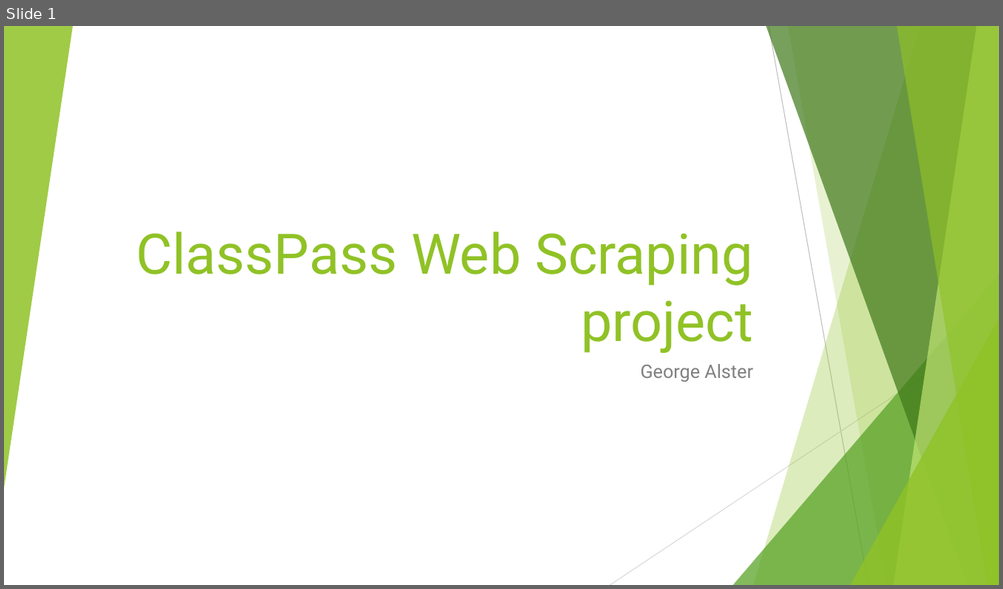
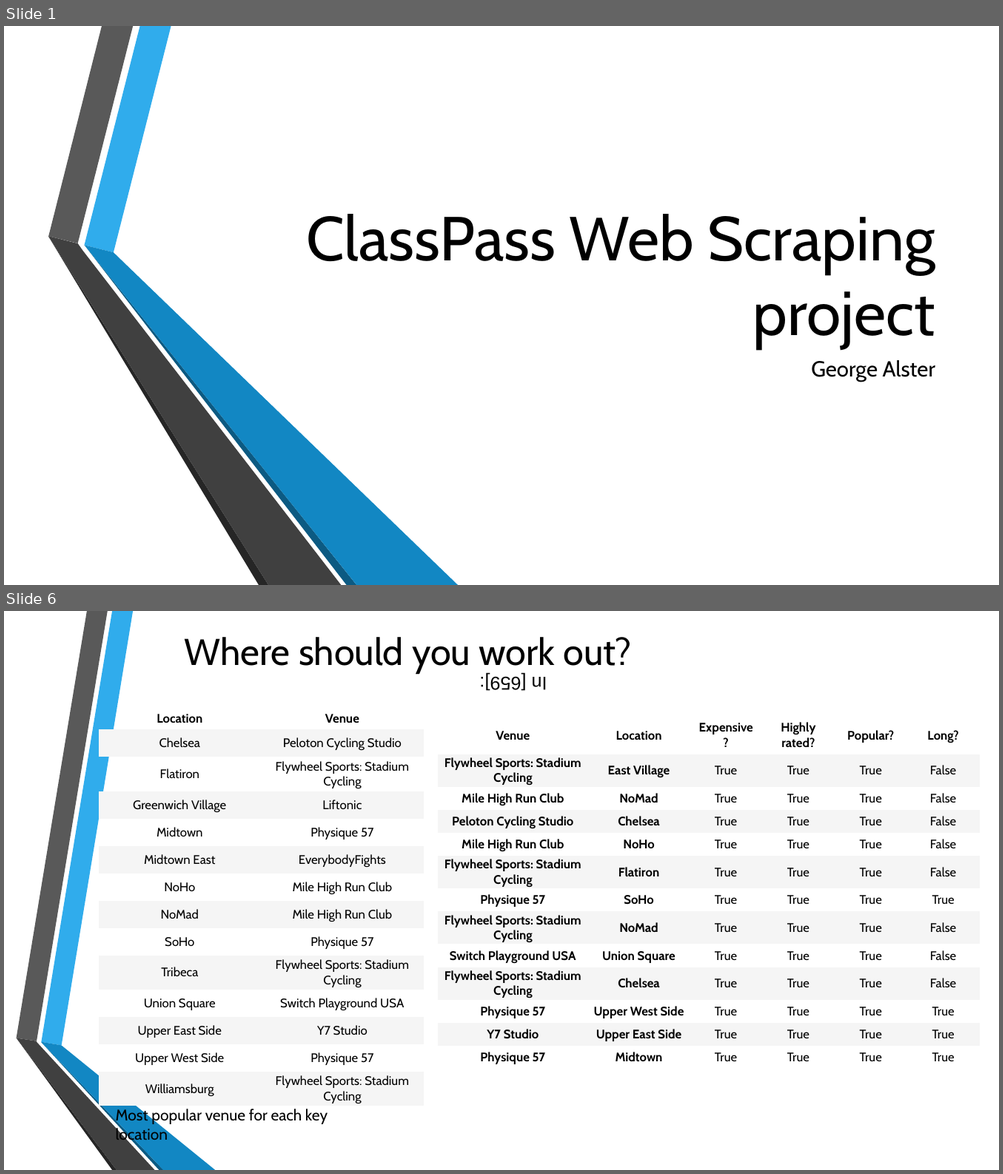
Before and after one commit to Alster96/Scraping_ClassPass, a slide deck: Final presentation.pptx. Shown one above the other, each under a label of ours: slide 1 before the commit, slides 1 and 6 after it; the slides between them are not shown. The pictures are 1003x589 and 1003x1174 pixels, drawn with LibreOffice and Linux fonts; fonts in the diff are those of the drawing; background and template pictures are left out. Boxes give left, top, right and bottom in pixels: in the first picture for what was removed or moved away, otherwise in the second. Text is boxed around its words. In the diff, an @@ line names an element or a change of style, - is before the commit and + after.

```diff
--- a/Final presentation.pptx
+++ b/Final presentation.pptx
@@ slide 6 added at (4, 611, 999, 1170), background picture (left out) @@
@@ title added at (184, 637, 632, 672), 36 pt, text #000000 @@
+Where should you work out?
@@ text added at (480, 675, 547, 691), 18 pt, text #000000 @@
+In [659]:
@@ table added at (99, 707, 424, 1107), 14 rows, 2 columns @@
+Location | Venue
+Chelsea | Peloton Cycling Studio
+Flatiron | Flywheel Sports: Stadium Cycling
+Greenwich Village | Liftonic
+Midtown | Physique 57
+Midtown East | EverybodyFights
+NoHo | Mile High Run Club
+NoMad | Mile High Run Club
+SoHo | Physique 57
+Tribeca | Flywheel Sports: Stadium Cycling
+Union Square | Switch Playground USA
+Upper East Side | Y7 Studio
+Upper West Side | Physique 57
+Williamsburg | Flywheel Sports: Stadium Cycling
@@ table added at (438, 716, 979, 1068), 13 rows, 6 columns @@
+Venue | Location | Expensive? | Highly rated? | Popular? | Long?
+Flywheel Sports: Stadium Cycling | East Village | True | True | True | False
+Mile High Run Club | NoMad | True | True | True | False
+Peloton Cycling Studio | Chelsea | True | True | True | False
+Mile High Run Club | NoHo | True | True | True | False
+Flywheel Sports: Stadium Cycling | Flatiron | True | True | True | False
+Physique 57 | SoHo | True | True | True | True
+Flywheel Sports: Stadium Cycling | NoMad | True | True | True | False
+Switch Playground USA | Union Square | True | True | True | False
+Flywheel Sports: Stadium Cycling | Chelsea | True | True | True | False
+Physique 57 | Upper West Side | True | True | True | True
+Y7 Studio | Upper East Side | True | True | True | True
+Physique 57 | Midtown | True | True | True | True
@@ group added at (16, 611, 215, 1170): 6 freeform shapes @@
@@ text added at (116, 1108, 327, 1145), 15 pt, text #000000 @@
+Most popular venue for each key location
@@ slide 1 changed as well @@
@@ group removed at (4, 26, 999, 585): 5 freeform shapes, 3 triangles, 2 lines @@
@@ title "ClassPass Web Scraping project": place and size @@
-title "ClassPass Web Scraping project" at (136, 232, 753, 353)
+title "ClassPass Web Scraping project" at (306, 214, 935, 349)
@@ title "ClassPass Web Scraping project" at (306, 214, 935, 349): size 54 to 60 pt, font Roboto to Cabin, text colour #90C226 to #000000 @@
@@ group added at (48, 26, 458, 585): 6 freeform shapes @@
@@ subtitle "George Alster": place and size @@
-subtitle "George Alster" at (640, 364, 753, 382)
+subtitle "George Alster" at (811, 360, 935, 383)
@@ subtitle "George Alster" at (811, 360, 935, 383): size 18 to 21 pt, font Roboto to Cabin, text colour #808080 to #000000 @@
```
Also in this commit, not shown: 1 other slide changed, 6 other slides added, 1 other file.
